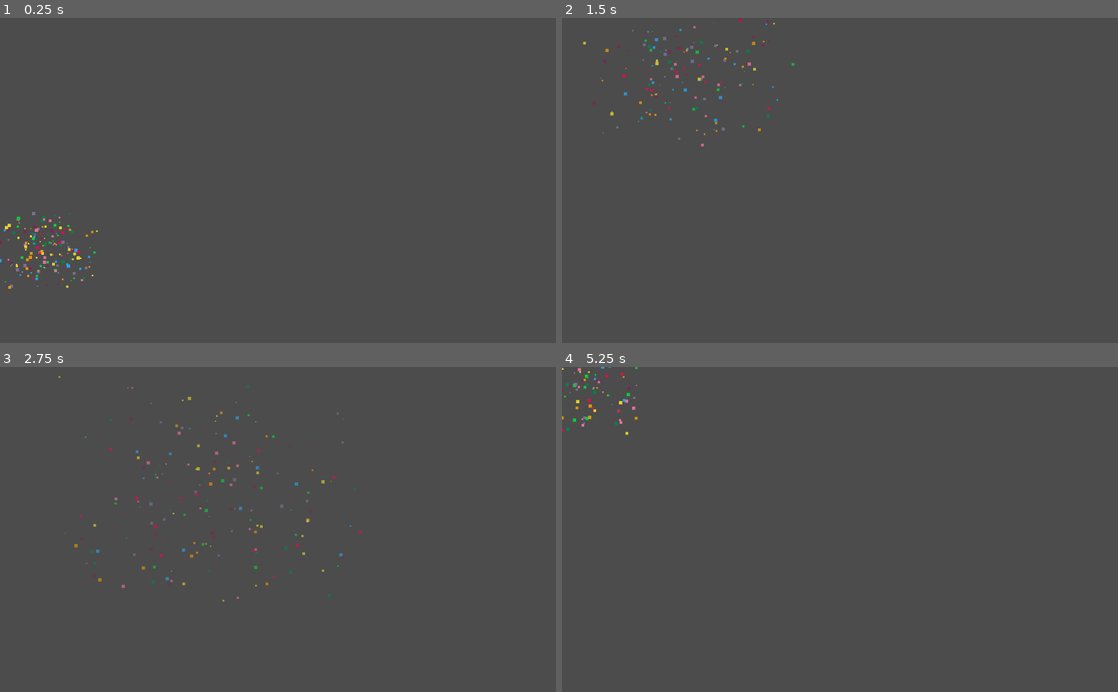
Above: before the commit, frames 1-4 (two rows, left to right).
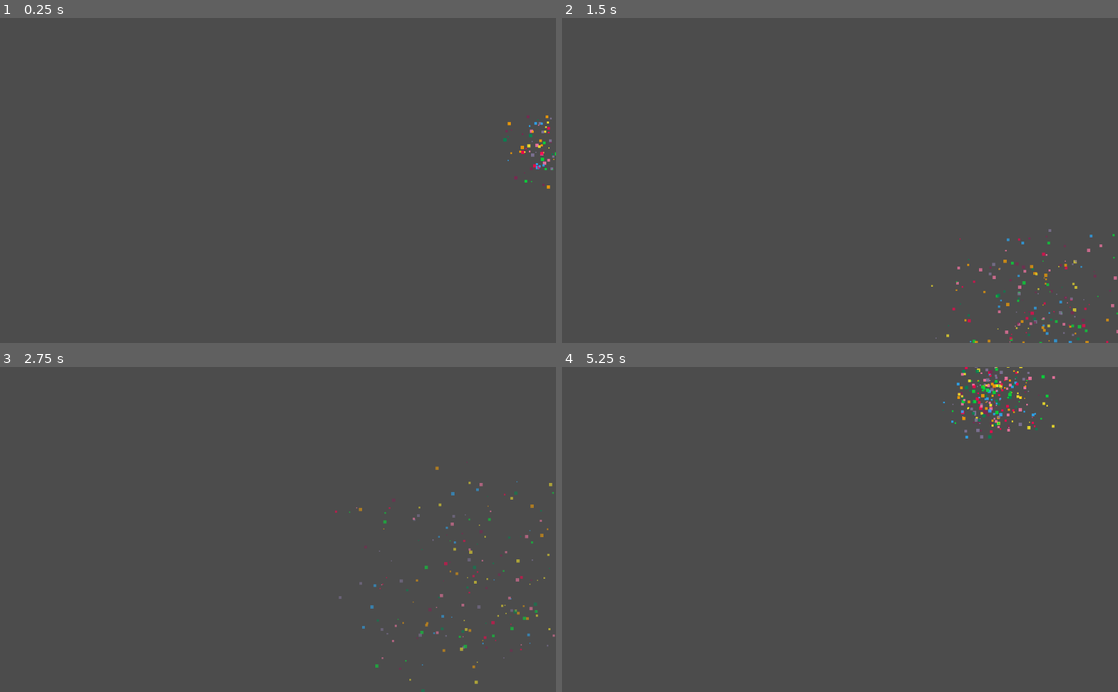
Above: after the commit, the same moments.

Repository: hiulit/Godot-3-2D-Fake-Confetti-Particles
Game: Godot game, scene res://fakeConfettiParticles.tscn
Same seed, same stepped clock (60 frames per second), same inputs: the game is played once before the commit and once after it.
Inputs:
- Up to frame 1 (0.25 s): no input
- Up to frame 2 (1.5 s): no input
- Up to frame 3 (2.75 s): no input
- Up to frame 4 (5.25 s): no input

The runs differ from the first frame. In frame 1, 0.8% of the frame differs, in the area x 0-100%, y 29-84%; in frame 2, 1.1%; in frame 3, 1.2%, in the area x 10-100%, y 2-100%; in frame 4, 1.0%.

Commit message:
Changed name

Diff:
--- a/fakeConfettiParticles.tscn
+++ b/fakeConfettiParticles.tscn
@@ -1,6 +1,6 @@
 [gd_scene load_steps=2 format=2]
 
-[ext_resource path="res://fakeConfettiParticles.gd" type="Script" id=1]
+[ext_resource path="res://FakeConfettiParticles.gd" type="Script" id=1]
 
-[node name="fakeConfettiParticles" type="Node2D"]
+[node name="FakeConfettiParticles" type="Node2D"]
 script = ExtResource( 1 )
